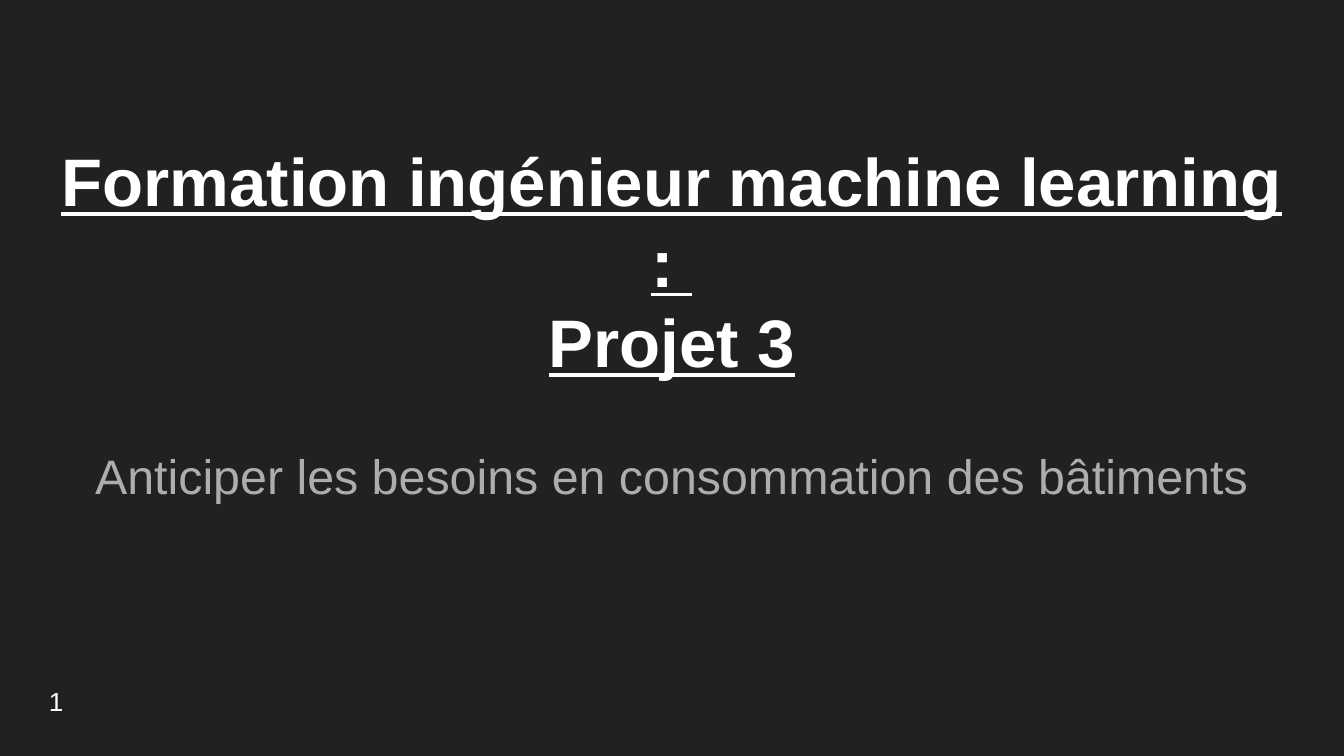
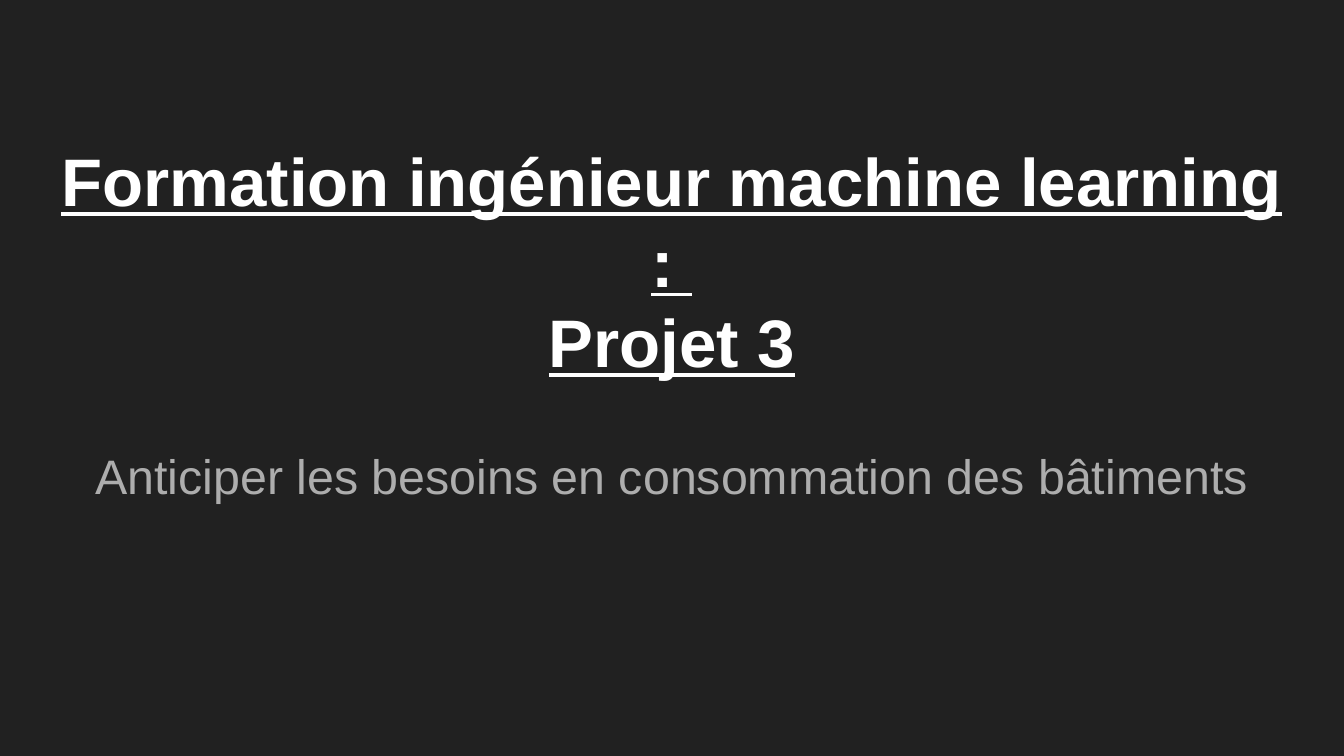
Before and after one commit to ThomasMeb/Anticiper_besoins_des_batiments, a slide deck: slide 1 of Projet_3_Thomas_Mebarki/Mebarki_Thomas_4_presentation_022023.pptx. Drawn at 1344x756 pixels with LibreOffice and Linux fonts; fonts in the diff are those of the drawing. Boxes give left, top, right and bottom in pixels: in the first picture for what was removed or moved away, otherwise in the second. Text is boxed around its words. In the diff, an @@ line names an element or a change of style, - is before the commit and + after.

```diff
--- a/Projet_3_Thomas_Mebarki/Mebarki_Thomas_4_presentation_022023.pptx
+++ b/Projet_3_Thomas_Mebarki/Mebarki_Thomas_4_presentation_022023.pptx
@@ text removed at [49,693,64,711] @@
-1
```
Also in this commit, not shown: 16 other slides changed, 7 slides added, 16 slides removed, 8 other files.
